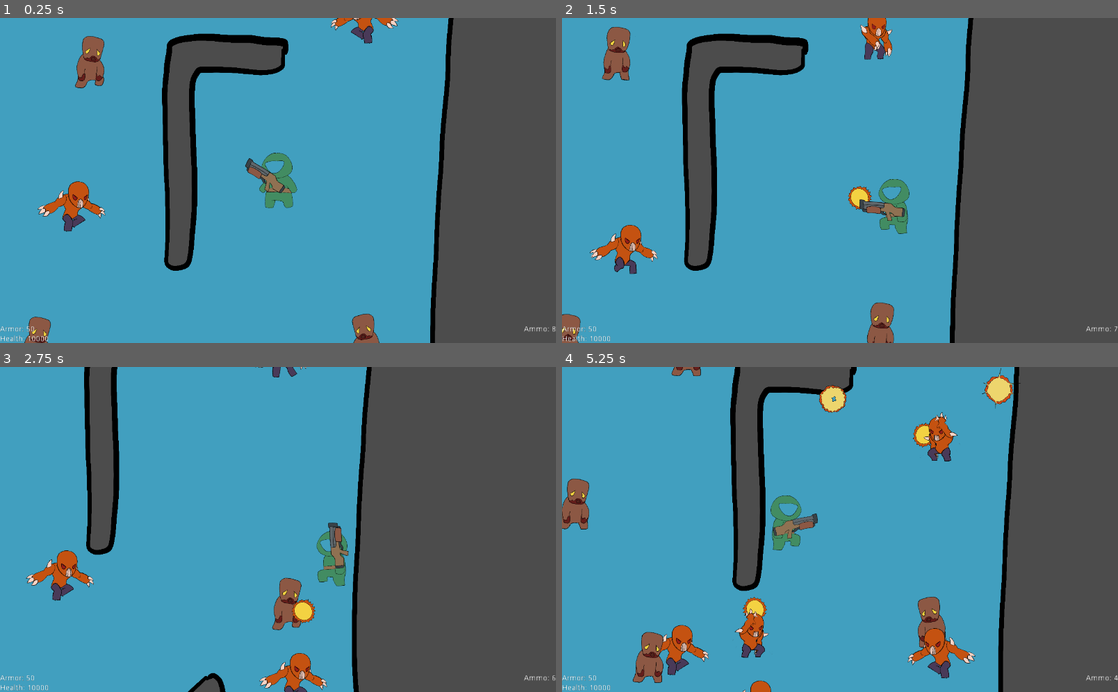
Above: before the commit, frames 1-4 (two rows, left to right).
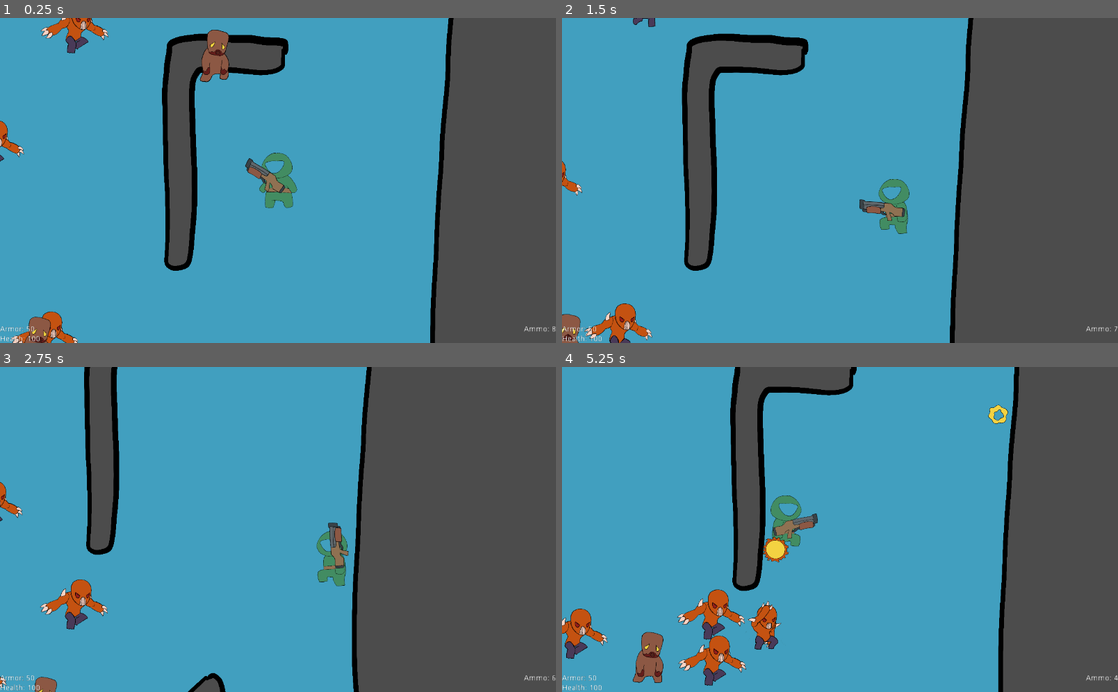
Above: after the commit, the same moments.

Repository: kodumen/de_2d
Game: Godot game, scene res://TestScene/TestScene.tscn
The game is run twice, just before and just after one commit, with the same random seed, the same clock (stepped at 60 frames per second) and the same inputs.
Inputs (mouse positions are in pixels of both pictures, inside the frame that each line leads up to):
- Up to frame 1 (0.25 s): no input
- Up to frame 2 (1.5 s): move the mouse to (962, 164) at 0.52 s; hold D (player_move_right) 0.53-1.28 s; click (962, 164) at 0.6 s; move the mouse to (728, 196) at 1.27 s; hold S (player_move_down) from 1.28 s (still down); click (728, 196) at 1.35 s
- Up to frame 3 (2.75 s): move the mouse to (333, 458) at 2.02 s; release S (player_move_down) at 2.03 s; hold D (player_move_right) from 2.03 s (still down); click (333, 458) at 2.1 s
- Up to frame 4 (5.25 s): move the mouse to (812, 594) at 2.77 s; release D (player_move_right) at 2.78 s; hold W (player_move_up) 2.78-3.53 s; click (812, 594) at 2.85 s; move the mouse to (1006, 578) at 3.52 s; hold A (player_move_left) 3.53-5.03 s; click (1006, 578) at 3.6 s; move the mouse to (673, 480) at 4.27 s; click (673, 480) at 4.35 s; move the mouse to (867, 529) at 5.02 s; hold S (player_move_down) from 5.03 s (still down); click (867, 529) at 5.1 s

The runs differ from the first frame. In frame 1, 3.9% of the frame differs, in the area x 0-72%, y 0-100%; in frame 2, 3.6%; in frame 3, 3.4%; in frame 4, 7.4%, in the area x 0-83%, y 0-100%.

Commit message:
Health and ammo pickup

Diff:
--- /dev/null
+++ b/AmmoPack/ShotgunAmmoPack.gd
@@ -0,0 +1,16 @@
+extends Item
+
+
+class_name ShotgunAmmoPack
+
+
+func player_can_pick(player:Player) -> bool:
+	var shotgun = player.get_weapon("Shotgun")
+	return shotgun and ! shotgun.is_max_ammo()
+
+
+
+func player_effect(player:Player):
+	var shotgun = player.get_weapon("Shotgun")
+	shotgun.ammo += amount
+	shotgun.ammo = min(shotgun.ammo, shotgun.max_ammo)
--- /dev/null
+++ b/AmmoPack/ShotgunAmmoPack.tscn
@@ -0,0 +1,24 @@
+[gd_scene load_steps=5 format=2]
+
+[ext_resource path="res://AmmoPack/ShotgunAmmoPack.gd" type="Script" id=1]
+[ext_resource path="res://HealthPack/health_pack.png" type="Texture" id=2]
+[ext_resource path="res://common/ItemDrop/ItemDropAnimation.tscn" type="PackedScene" id=3]
+
+[sub_resource type="RectangleShape2D" id=1]
+extents = Vector2( 18.9785, 17.4036 )
+
+[node name="ShotgunAmmoPack" type="Area2D"]
+collision_layer = 32768
+collision_mask = 2048
+script = ExtResource( 1 )
+amount = 4
+
+[node name="Sprite" type="Sprite" parent="."]
+modulate = Color( 0.345098, 0.803922, 0.160784, 1 )
+texture = ExtResource( 2 )
+
+[node name="CollisionShape2D" type="CollisionShape2D" parent="."]
+shape = SubResource( 1 )
+
+[node name="ItemDropAnimation" parent="." instance=ExtResource( 3 )]
+root_node = NodePath("..")
--- a/HUD/HUD.gd
+++ b/HUD/HUD.gd
@@ -19,9 +19,14 @@
 
 	if player:
 		_update_hud()
+		# warning-ignore:return_value_discarded
 		player.connect("state_dead", self, "_on_Player_state_dead")
+		# warning-ignore:return_value_discarded
 		player.connect("hit", self, "_on_Player_hit")
+		# warning-ignore:return_value_discarded
 		player.connect("fire", self, "_on_Player_fire")
+		# warning-ignore:return_value_discarded
+		player.connect("item_pickup", self, "_on_Player_item_pickup")
 
 
 func _on_Player_hit():
@@ -29,6 +34,10 @@
 
 
 func _on_Player_fire():
+	_update_hud()
+
+
+func _on_Player_item_pickup(_item):
 	_update_hud()
 
 
--- a/HUD/HUD.tscn
+++ b/HUD/HUD.tscn
@@ -89,11 +89,11 @@
 }
 
 [node name="CenterContainer" type="CenterContainer" parent="NoAmmo"]
-margin_right = 96.0
+margin_right = 69.0
 margin_bottom = 40.0
 
 [node name="Label" type="Label" parent="NoAmmo/CenterContainer"]
 margin_top = 13.0
-margin_right = 96.0
+margin_right = 69.0
 margin_bottom = 27.0
 text = "NO AMMO"
--- /dev/null
+++ b/HealthPack/HealthPack.gd
@@ -0,0 +1,13 @@
+extends Item
+
+
+class_name HealthPack
+
+
+func player_can_pick(player:Player):
+	return ! player.is_max_health()
+
+
+func player_effect(player:Player):
+	player.health += amount
+	player.health = min(player.health, player.max_health)
--- /dev/null
+++ b/HealthPack/HealthPack.tscn
@@ -0,0 +1,22 @@
+[gd_scene load_steps=5 format=2]
+
+[ext_resource path="res://HealthPack/health_pack.png" type="Texture" id=1]
+[ext_resource path="res://HealthPack/HealthPack.gd" type="Script" id=2]
+[ext_resource path="res://common/ItemDrop/ItemDropAnimation.tscn" type="PackedScene" id=3]
+
+[sub_resource type="RectangleShape2D" id=1]
+extents = Vector2( 18.6232, 17.1592 )
+
+[node name="HealthPack" type="Area2D"]
+collision_layer = 32768
+collision_mask = 2048
+script = ExtResource( 2 )
+
+[node name="Sprite" type="Sprite" parent="."]
+texture = ExtResource( 1 )
+
+[node name="CollisionShape2D" type="CollisionShape2D" parent="."]
+shape = SubResource( 1 )
+
+[node name="ItemDropAnimation" parent="." instance=ExtResource( 3 )]
+root_node = NodePath("..")
--- a/Player/Player.gd
+++ b/Player/Player.gd
@@ -11,6 +11,7 @@
 }
 
 export var health = 100
+export var max_health = 100
 export var armor = 50
 
 export var speed = 50
@@ -26,6 +27,8 @@
 signal state_dead
 signal hit
 signal fire
+# warning-ignore:unused_signal
+signal item_pickup(item)
 
 func _process(_delta):
 	if state == STATE.DEAD:
@@ -85,5 +88,13 @@
 	return weapon.ammo
 
 
+func get_weapon(weapon_name:String) -> Node2D:
+	return weapon.get_node(weapon_name)
+
+
 func _on_Weapon_fire():
 	emit_signal("fire")
+
+
+func is_max_health() -> bool:
+	return health >= max_health
--- a/Player/Player.tscn
+++ b/Player/Player.tscn
@@ -62,6 +62,9 @@
 [sub_resource type="CircleShape2D" id=3]
 radius = 25.0
 
+[sub_resource type="CircleShape2D" id=4]
+radius = 81.0108
+
 [node name="Player" type="KinematicBody2D"]
 collision_mask = 2
 script = ExtResource( 2 )
@@ -92,6 +95,13 @@
 [node name="Shotgun" parent="Weapon" instance=ExtResource( 16 )]
 position = Vector2( 30.7013, 4.00452 )
 
+[node name="PickupZone" type="Area2D" parent="."]
+collision_layer = 2048
+collision_mask = 32768
+
+[node name="CollisionShape2D" type="CollisionShape2D" parent="PickupZone"]
+shape = SubResource( 4 )
+
 [connection signal="hit" from="." to="Camera2D" method="_on_Player_hit"]
 [connection signal="state_dead" from="." to="Weapon" method="_on_Player_state_dead"]
 [connection signal="state_dead" from="." to="AnimatedSprite" method="_on_Player_state_dead"]
--- a/Shotgun/Shotgun.gd
+++ b/Shotgun/Shotgun.gd
@@ -56,3 +56,7 @@
 	if (animation == "fire"):
 		play("default")
 		can_fire = true
+
+
+func is_max_ammo() -> bool:
+	return ammo >= max_ammo
--- a/TestScene/TestScene.tscn
+++ b/TestScene/TestScene.tscn
@@ -62,90 +62,67 @@
 "Player",
 ] instance=ExtResource( 1 )]
 position = Vector2( 556.885, -372.937 )
-health = 10000
 
-[node name="Imp" parent="World" groups=[
-"Enemy",
-] instance=ExtResource( 5 )]
-position = Vector2( 70.7108, -322.441 )
+[node name="Zombie" parent="World" instance=ExtResource( 2 )]
 
-[node name="Imp2" parent="World" groups=[
-"Enemy",
-] instance=ExtResource( 5 )]
-position = Vector2( 777.818, 398.809 )
+[node name="Zombie2" parent="World" instance=ExtResource( 2 )]
+position = Vector2( -366.276, 123.677 )
 
-[node name="Imp3" parent="World" groups=[
-"Enemy",
-] instance=ExtResource( 5 )]
-position = Vector2( -347.897, 79.1961 )
+[node name="Zombie3" parent="World" instance=ExtResource( 2 )]
+position = Vector2( -556.549, -366.276 )
 
-[node name="Zombie" parent="World" groups=[
-"Enemy",
-] instance=ExtResource( 2 )]
+[node name="Zombie4" parent="World" instance=ExtResource( 2 )]
+position = Vector2( -780.12, -551.792 )
 
-[node name="Zombie2" parent="World" groups=[
-"Enemy",
-] instance=ExtResource( 2 )]
-position = Vector2( -509.594, -762.609 )
+[node name="Zombie5" parent="World" instance=ExtResource( 2 )]
+position = Vector2( -190.273, 547.035 )
 
-[node name="Zombie3" parent="World" groups=[
-"Enemy",
-] instance=ExtResource( 2 )]
-position = Vector2( 759.046, -3.5636 )
+[node name="Zombie6" parent="World" instance=ExtResource( 2 )]
+position = Vector2( 156.975, 209.3 )
 
-[node name="Zombie4" parent="World" groups=[
-"Enemy",
-] instance=ExtResource( 2 )]
-position = Vector2( -24.9453, 780.427 )
+[node name="Zombie7" parent="World" instance=ExtResource( 2 )]
+position = Vector2( 356.762, 76.1091 )
 
-[node name="Zombie5" parent="World" groups=[
-"Enemy",
-] instance=ExtResource( 2 )]
-position = Vector2( -762.609, 110.472 )
+[node name="Zombie8" parent="World" instance=ExtResource( 2 )]
+position = Vector2( 356.762, 76.1091 )
 
-[node name="Zombie6" parent="World" groups=[
-"Enemy",
-] instance=ExtResource( 2 )]
-position = Vector2( 598.684, 709.156 )
+[node name="Zombie9" parent="World" instance=ExtResource( 2 )]
+position = Vector2( 723.038, 756.336 )
 
-[node name="Zombie7" parent="World" groups=[
-"Enemy",
-] instance=ExtResource( 2 )]
-position = Vector2( -146.108, -438.322 )
+[node name="Imp" parent="World" instance=ExtResource( 5 )]
 
-[node name="Zombie8" parent="World" groups=[
-"Enemy",
-] instance=ExtResource( 2 )]
-position = Vector2( 124.726, -645.01 )
+[node name="Imp2" parent="World" instance=ExtResource( 5 )]
+position = Vector2( -589.847, -76.1093 )
 
-[node name="Zombie9" parent="World" groups=[
-"Enemy",
-] instance=ExtResource( 2 )]
-position = Vector2( 153.234, 253.015 )
+[node name="Imp3" parent="World" instance=ExtResource( 5 )]
+position = Vector2( -209.3, 242.598 )
 
 [node name="Imp4" parent="World" instance=ExtResource( 5 )]
-position = Vector2( -707.201, -179.797 )
+position = Vector2( -4.75684, 580.333 )
 
 [node name="Imp5" parent="World" instance=ExtResource( 5 )]
-position = Vector2( 764.137, -758.143 )
+position = Vector2( -176.003, 770.606 )
 
 [node name="Imp6" parent="World" instance=ExtResource( 5 )]
-position = Vector2( -752.15, -731.174 )
+position = Vector2( 90.3796, 765.849 )
 
 [node name="Imp7" parent="World" instance=ExtResource( 5 )]
-position = Vector2( -741.603, 626.105 )
+position = Vector2( 71.3523, -704.01 )
 
 [node name="Imp8" parent="World" instance=ExtResource( 5 )]
-position = Vector2( -352.796, 787.555 )
+position = Vector2( -118.921, -461.412 )
 
 [node name="Imp9" parent="World" instance=ExtResource( 5 )]
-position = Vector2( 438.322, 787.554 )
+position = Vector2( -742.065, -304.437 )
 
 [node name="Imp10" parent="World" instance=ExtResource( 5 )]
-position = Vector2( 35.6359, 523.849 )
+position = Vector2( -761.092, 727.795 )
 
 [node name="Imp11" parent="World" instance=ExtResource( 5 )]
-position = Vector2( 741.228, 741.228 )
+position = Vector2( -770.606, 513.737 )
+
+[node name="Imp12" parent="World" instance=ExtResource( 5 )]
+position = Vector2( 461.412, 784.877 )
 
 [node name="HUD" parent="." instance=ExtResource( 3 )]
 player_path = NodePath("../World/Player")
--- a/Zombie/Zombie.tscn
+++ b/Zombie/Zombie.tscn
@@ -20,6 +20,7 @@
 [ext_resource path="res://Zombie/zombie_dead-6.png" type="Texture" id=18]
 [ext_resource path="res://Zombie/AttackZone.gd" type="Script" id=19]
 [ext_resource path="res://common/HitBox.tscn" type="PackedScene" id=20]
+[ext_resource path="res://common/ItemDrop/ItemDrop.gd" type="Script" id=21]
 
 [sub_resource type="CircleShape2D" id=1]
 radius = 30.0
@@ -96,6 +97,9 @@
 [node name="CollisionShape2D" type="CollisionShape2D" parent="HitBox"]
 shape = SubResource( 5 )
 
+[node name="ItemDrop" type="Node" parent="."]
+script = ExtResource( 21 )
+
 [connection signal="state_attack_melee" from="." to="AttackTimer" method="_on_Zombie_state_attack_melee"]
 [connection signal="state_dead" from="." to="AttackZone" method="_on_Zombie_state_dead"]
 [connection signal="state_idle" from="." to="AttackTimer" method="_on_Zombie_state_idle"]
--- /dev/null
+++ b/common/Item/Item.gd
@@ -0,0 +1,44 @@
+extends Area2D
+
+
+class_name Item
+
+
+export(int) var amount = 25
+
+
+var animation_player:AnimationPlayer
+
+func _ready():
+	_item_ready()
+
+	# Require an animation player for the drop animations.
+	if ! animation_player:
+		animation_player = get_node("./ItemDropAnimation")
+
+	assert(animation_player)
+	var animations = animation_player.get_animation_list()
+	animation_player.play(animations[randi() % animations.size()])
+	# warning-ignore:return_value_discarded
+	connect("area_entered", self, "_on_area_entered")
+
+
+# Item initialization. Feel free to override.
+func _item_ready():
+	pass
+
+
+func _on_area_entered(area):
+	var player = area.get_parent()
+	print_debug("%s is near %s" % [player.name, name])
+	if player is Player and player_can_pick(player):
+		player_effect(player)
+		player.emit_signal("item_pickup", self)
+		queue_free()
+
+
+func player_effect(_player:Player):
+	pass
+
+func player_can_pick(_player:Player) -> bool:
+	return true
--- /dev/null
+++ b/common/ItemDrop/ItemDrop.gd
@@ -0,0 +1,49 @@
+extends Node
+
+
+class_name ItemDrop
+
+
+const HEALTH_PACK = preload("res://HealthPack/HealthPack.tscn")
+const SHOTGUN_AMMO_PACK = preload("res://AmmoPack/ShotgunAmmoPack.tscn")
+
+
+export(int, 0, 100) var health_drop_chance = 50
+export(int, 0, 100) var armor_drop_chance = 50
+export(int, 0, 100) var shotgun_ammo_drop_chance = 50
+export(int) var item_count = 1
+
+
+onready var world:Node2D = DependencyInjector.world
+
+
+var dropped = false
+
+
+func _ready():
+	# Allow only Enemies to own this node. For now.
+	assert(get_parent() is Enemy)
+	# warning-ignore:return_value_discarded
+	get_parent().connect("state_dead", self, "drop")
+
+
+func drop():
+	if dropped:
+		queue_free()
+		return
+
+	roll(health_drop_chance, HEALTH_PACK)
+	roll(shotgun_ammo_drop_chance, SHOTGUN_AMMO_PACK)
+	dropped = true
+
+
+func roll(chance:int, item_scene:PackedScene):
+	print_debug("Rolling for %s!" % item_scene.resource_path)
+	if (randi() % chance) >= chance:
+		print_debug("Too bad.")
+	else:
+		print_debug("Spawning %s!" % item_scene.resource_path)
+		for i in range(item_count):
+			var item = item_scene.instance()
+			get_parent().add_child(item)
+			item.global_position = get_parent().global_position
--- /dev/null
+++ b/common/ItemDrop/ItemDropAnimation.tscn
@@ -0,0 +1,124 @@
+[gd_scene load_steps=5 format=2]
+
+[sub_resource type="Animation" id=1]
+resource_name = "Drop 0"
+length = 0.5
+step = 0.05
+tracks/0/type = "value"
+tracks/0/path = NodePath(".:position")
+tracks/0/interp = 2
+tracks/0/loop_wrap = true
+tracks/0/imported = false
+tracks/0/enabled = true
+tracks/0/keys = {
+"times": PoolRealArray( 0, 0.05, 0.2, 0.25, 0.35 ),
+"transitions": PoolRealArray( 1, 1, 1, 1, 1 ),
+"update": 0,
+"values": [ Vector2( 0, 0 ), Vector2( 11.6531, -19.3858 ), Vector2( 24.3151, 45.8311 ), Vector2( 37.1327, 35.5385 ), Vector2( 47.8037, 53.7817 ) ]
+}
+tracks/1/type = "value"
+tracks/1/path = NodePath(".:monitoring")
+tracks/1/interp = 1
+tracks/1/loop_wrap = true
+tracks/1/imported = false
+tracks/1/enabled = true
+tracks/1/keys = {
+"times": PoolRealArray( 0, 0.2 ),
+"transitions": PoolRealArray( 1, 1 ),
+"update": 1,
+"values": [ false, true ]
+}
+
+[sub_resource type="Animation" id=2]
+resource_name = "Drop 1"
+length = 0.5
+step = 0.05
+tracks/0/type = "value"
+tracks/0/path = NodePath(".:position")
+tracks/0/interp = 2
+tracks/0/loop_wrap = true
+tracks/0/imported = false
+tracks/0/enabled = true
+tracks/0/keys = {
+"times": PoolRealArray( 0, 0.05, 0.1, 0.2, 0.25, 0.35 ),
+"transitions": PoolRealArray( 1, 1, 1, 1, 1, 1 ),
+"update": 0,
+"values": [ Vector2( 0, 0 ), Vector2( -7.79257, -5.89293 ), Vector2( -20.677, -15.6566 ), Vector2( -30.5713, 51.0486 ), Vector2( -43.6137, 42.4961 ), Vector2( -68.2224, 59.9888 ) ]
+}
+tracks/1/type = "value"
+tracks/1/path = NodePath(".:monitoring")
+tracks/1/interp = 1
+tracks/1/loop_wrap = true
+tracks/1/imported = false
+tracks/1/enabled = true
+tracks/1/keys = {
+"times": PoolRealArray( 0, 0.2 ),
+"transitions": PoolRealArray( 1, 1 ),
+"update": 1,
+"values": [ false, true ]
+}
+
+[sub_resource type="Animation" id=3]
+resource_name = "Drop 2"
+length = 0.5
+step = 0.05
+tracks/0/type = "value"
+tracks/0/path = NodePath(".:position")
+tracks/0/interp = 2
+tracks/0/loop_wrap = true
+tracks/0/imported = false
+tracks/0/enabled = true
+tracks/0/keys = {
+"times": PoolRealArray( 0, 0.05, 0.2, 0.25, 0.35 ),
+"transitions": PoolRealArray( 1, 1, 1, 1, 1 ),
+"update": 0,
+"values": [ Vector2( 0, 0 ), Vector2( -47.8744, -21.7669 ), Vector2( -74.6216, 55.0171 ), Vector2( -86.4735, 48.8456 ), Vector2( -102.748, 65.9416 ) ]
+}
+tracks/1/type = "value"
+tracks/1/path = NodePath(".:monitoring")
+tracks/1/interp = 1
+tracks/1/loop_wrap = true
+tracks/1/imported = false
+tracks/1/enabled = true
+tracks/1/keys = {
+"times": PoolRealArray( 0, 0.2 ),
+"transitions": PoolRealArray( 1, 1 ),
+"update": 1,
+"values": [ false, true ]
+}
+
+[sub_resource type="Animation" id=4]
+resource_name = "Drop 3"
+length = 0.5
+step = 0.05
+tracks/0/type = "value"
+tracks/0/path = NodePath(".:position")
+tracks/0/interp = 2
+tracks/0/loop_wrap = true
+tracks/0/imported = false
+tracks/0/enabled = true
+tracks/0/keys = {
+"times": PoolRealArray( 0, 0.05, 0.2, 0.25, 0.35 ),
+"transitions": PoolRealArray( 1, 1, 1, 1, 1 ),
+"update": 0,
+"values": [ Vector2( 0, 0 ), Vector2( 37.4483, -16.211 ), Vector2( 63.4823, 61.3667 ), Vector2( 79.013, 55.5921 ), Vector2( 122.663, 65.9416 ) ]
+}
+tracks/1/type = "value"
+tracks/1/path = NodePath(".:monitoring")
+tracks/1/interp = 1
+tracks/1/loop_wrap = true
+tracks/1/imported = false
+tracks/1/enabled = true
+tracks/1/keys = {
+"times": PoolRealArray( 0, 0.2 ),
+"transitions": PoolRealArray( 1, 1 ),
+"update": 1,
+"values": [ false, true ]
+}
+
+[node name="ItemDropAnimation" type="AnimationPlayer"]
+root_node = NodePath("")
+"anims/Drop 0" = SubResource( 1 )
+"anims/Drop 1" = SubResource( 2 )
+"anims/Drop 2" = SubResource( 3 )
+"anims/Drop 3" = SubResource( 4 )
--- a/project.godot
+++ b/project.godot
@@ -14,6 +14,11 @@
 "language": "GDScript",
 "path": "res://common/Enemy/Enemy.gd"
 }, {
+"base": "Item",
+"class": "HealthPack",
+"language": "GDScript",
+"path": "res://HealthPack/HealthPack.gd"
+}, {
 "base": "Area2D",
 "class": "HitBox",
 "language": "GDScript",
@@ -29,10 +34,25 @@
 "language": "GDScript",
 "path": "res://common/HitEffect/HitEffectPlayer.gd"
 }, {
+"base": "Area2D",
+"class": "Item",
+"language": "GDScript",
+"path": "res://common/Item/Item.gd"
+}, {
+"base": "Node",
+"class": "ItemDrop",
+"language": "GDScript",
+"path": "res://common/ItemDrop/ItemDrop.gd"
+}, {
 "base": "KinematicBody2D",
 "class": "Player",
 "language": "GDScript",
 "path": "res://Player/Player.gd"
+}, {
+"base": "Item",
+"class": "ShotgunAmmoPack",
+"language": "GDScript",
+"path": "res://AmmoPack/ShotgunAmmoPack.gd"
 }, {
 "base": "Node2D",
 "class": "Sightline",
@@ -46,10 +66,14 @@
 } ]
 _global_script_class_icons={
 "Enemy": "",
+"HealthPack": "",
 "HitBox": "",
 "HitEffect": "",
 "HitEffectPlayer": "",
+"Item": "",
+"ItemDrop": "",
 "Player": "",
+"ShotgunAmmoPack": "",
 "Sightline": "",
 "Wall": ""
 }
@@ -106,6 +130,8 @@
 2d_physics/layer_4="Zombie"
 2d_physics/layer_5="Imp"
 2d_physics/layer_11="AttackZone"
+2d_physics/layer_12="PickupZone"
+2d_physics/layer_16="Item"
 2d_physics/layer_18="Wall"
 2d_physics/layer_19="EnemyHitBox"
 2d_physics/layer_20="Projectile"
Binary file added: HealthPack/health_pack.png
Not shown, added: HealthPack/health_pack.png.import
Not shown: 1 places in Player/Player.tscn that only renumber resources
Not shown: 1 places in Zombie/Zombie.tscn that only renumber resources
